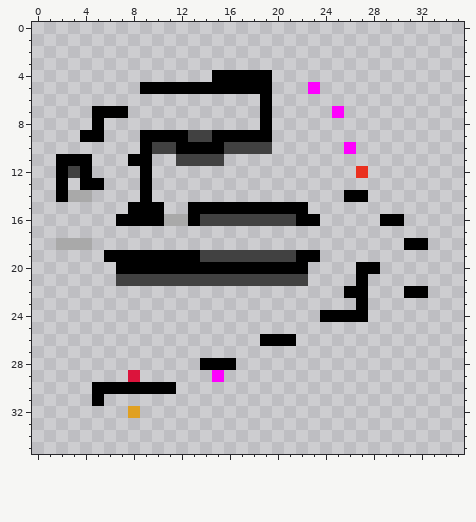
Pixel-art sprite: AridArnold/Content/Campaigns/MainCampaign/Levels/0206.png. Above, as it was before the edit.
The file is 36x36 pixels. Colours within 5 levels of each other are drawn and written as one.
Once edited:
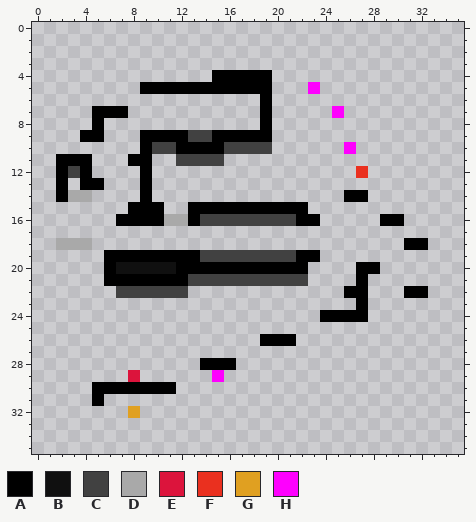
Palette (. is transparent): A #000000  B #101010  C #404040fd  D #a9a9a9fd  E #dc143c  F #ea301f  G #e0a021  H #fe00fe
Change:
y 20: x 6..11 .AAAAA -> ABBBBB
y 21: x 6..12 .CCCCCC -> AAAAAAA
y 22: x 7..12 ...... -> CCCCCC
Where, in picture pixels (left, top, right, bottom), the same in both pictures:
changed: (104, 262, 188, 298)
